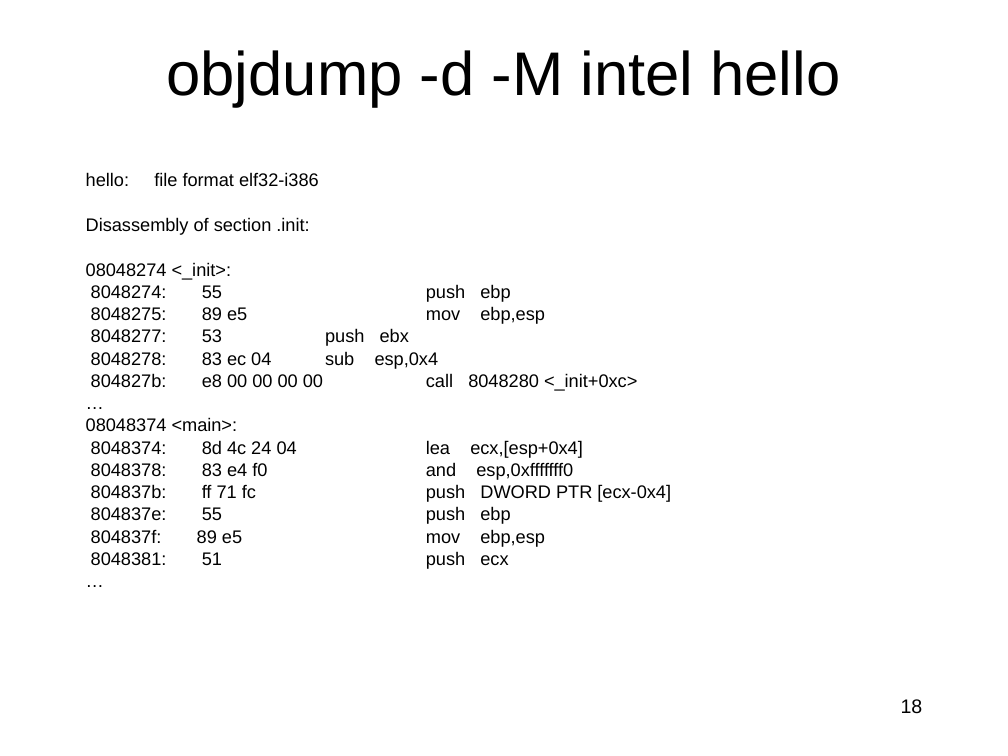
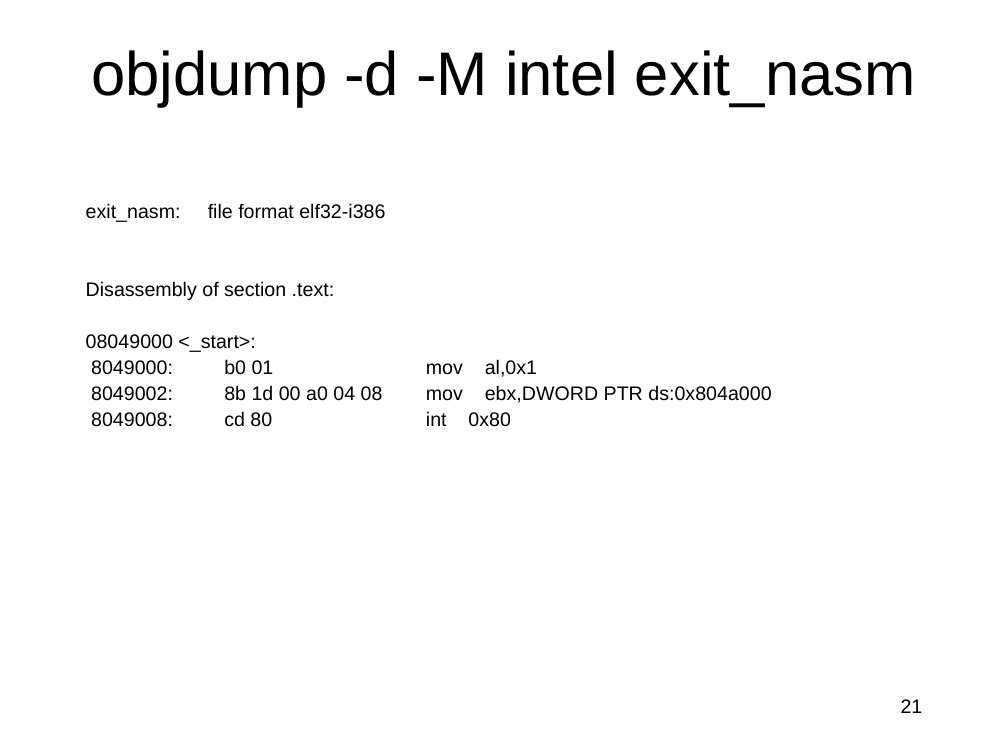
Before and after one commit to RobotMafiaCTF/RE_VR_Training, a slide deck: slide 21 of assembly/ppts/IntroductionToIntelx86-Part2.ppt (slide 18 before the commit). Drawn at 1008x756 pixels with LibreOffice and Linux fonts; fonts in the diff are those of the drawing. Boxes give left, top, right and bottom in pixels: in the first picture for what was removed or moved away, otherwise in the second. Text is boxed around its words. In the diff, an @@ line names an element or a change of style, - is before the commit and + after.

```diff
--- a/assembly/ppts/IntroductionToIntelx86-Part2.ppt
+++ b/assembly/ppts/IntroductionToIntelx86-Part2.ppt
@@ title at box(91, 50, 916, 107): text changed @@
-objdump -d -M intel hello
+objdump -d -M intel exit_nasm
@@ text at box(86, 203, 771, 427): text changed; size 12.9 to 14 pt @@
-hello: file format elf32-i386
-Disassembly of section .init:
-08048274 <_init>:
-8048274: 55 push ebp
-8048275: 89 e5 mov ebp,esp
-8048277: 53 push ebx
-8048278: 83 ec 04 sub esp,0x4
-804827b: e8 00 00 00 00 call 8048280 <_init+0xc>
-…
-08048374 <main>:
-8048374: 8d 4c 24 04 lea ecx,[esp+0x4]
-8048378: 83 e4 f0 and esp,0xfffffff0
-804837b: ff 71 fc push DWORD PTR [ecx-0x4]
-804837e: 55 push ebp
-804837f: 89 e5 mov ebp,esp
-8048381: 51 push ecx
-…
+exit_nasm: file format elf32-i386
+Disassembly of section .text:
+08049000 <_start>:
+8049000: b0 01 mov al,0x1
+8049002: 8b 1d 00 a0 04 08 mov ebx,DWORD PTR ds:0x804a000
+8049008: cd 80 int 0x80
@@ page number at box(901, 699, 923, 713): text changed @@
-18
+21
```
Also in this commit, not shown: 8 other slides changed, 1 slide added, 1 slide removed.
